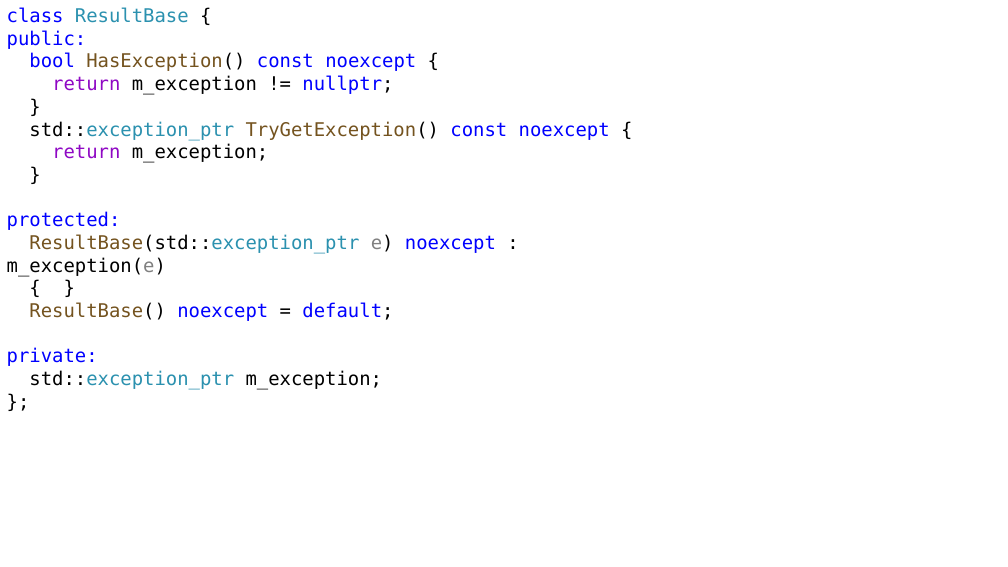
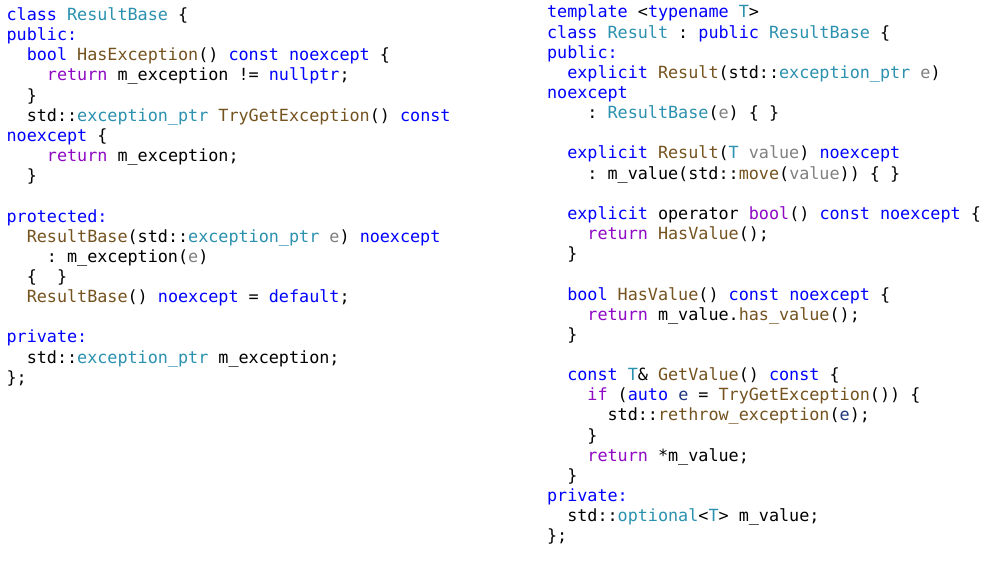
Before and after one commit to alexey-malov/oop, a slide deck: slide 60 of lectures/06/Обобщенное программирование, шаблоны.pptx (slide 55 before the commit). Drawn at 1008x567 pixels with LibreOffice and Linux fonts; fonts in the diff are those of the drawing. Boxes give left, top, right and bottom in pixels: in the first picture for what was removed or moved away, otherwise in the second. Text is boxed around its words. In the diff, an @@ line names an element or a change of style, - is before the commit and + after.

```diff
--- a/lectures/06/Обобщенное программирование, шаблоны.pptx
+++ b/lectures/06/Обобщенное программирование, шаблоны.pptx
@@ text at (7,7,450,367): size 18 to 16 pt in "class ResultBase {", "public:", "bool HasException() const noexcept {", "return m_exception != nullptr;" and 10 more places @@
@@ text added at (547,4,961,525), 16 pt, text #0000FF @@
+template <typename T>
+class Result : public ResultBase {
+public:
+explicit Result(std::exception_ptr e) noexcept
+: ResultBase(e) { }
+explicit Result(T value) noexcept
+: m_value(std::move(value)) { }
+explicit operator bool() const noexcept {
+return HasValue();
+}
+bool HasValue() const noexcept {
+return m_value.has_value();
+}
+const T& GetValue() const {
+if (auto e = TryGetException()) {
+std::rethrow_exception(e);
+}
+return *m_value;
+}
+private:
+std::optional<T> m_value;
+};
@@ text at (27,229,441,266): text changed; size 18 to 16 pt @@
-ResultBase(std::exception_ptr e) noexcept : m_exception(e)
+ResultBase(std::exception_ptr e) noexcept
+: m_exception(e)
```
Also in this commit, not shown: 12 other slides changed, 7 slides added, 4 slides removed.
